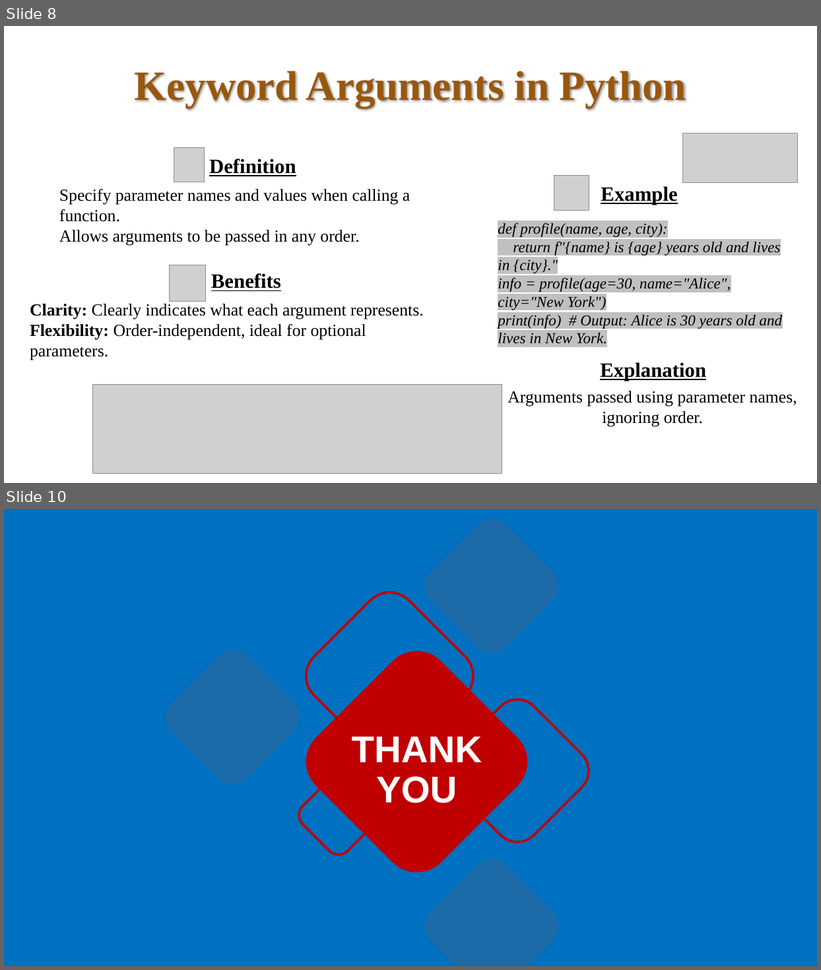
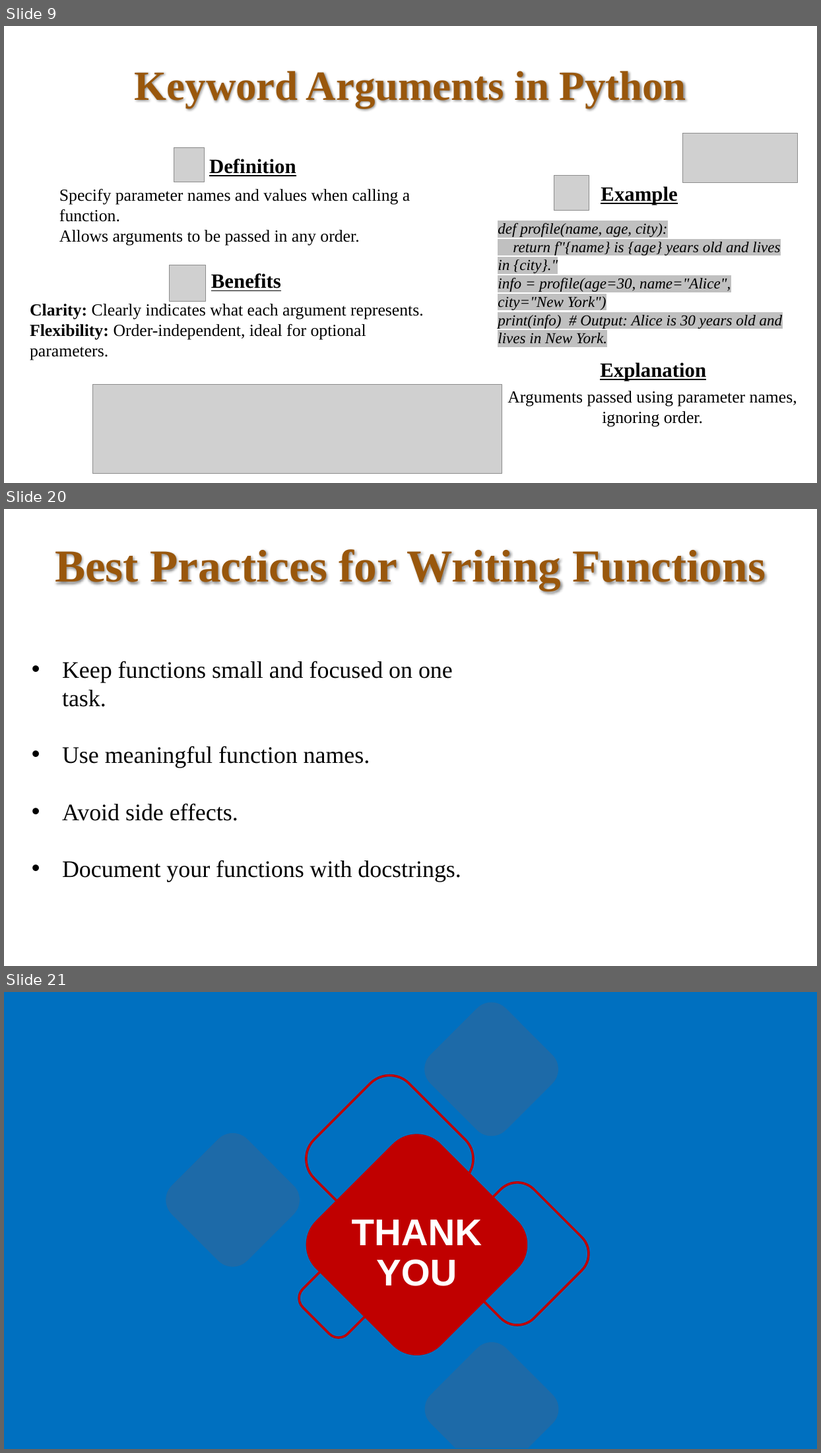
Before and after one commit to bahadurCorvit/Advance_Python, a slide deck: lectures/Lec7.pptx. Shown one above the other, each under a label of ours: slides 8 and 10 before the commit, slides 9, 20 and 21 after it; the slides between them are not shown. The pictures are 821x970 and 821x1453 pixels, drawn with LibreOffice and Linux fonts; fonts in the diff are those of the drawing; grey boxes stand for pictures. Boxes give left, top, right and bottom in pixels: in the first picture for what was removed or moved away, otherwise in the second. Text is boxed around its words. In the diff, an @@ line names an element or a change of style, - is before the commit and + after.

```diff
--- a/lectures/Lec7.pptx
+++ b/lectures/Lec7.pptx
@@ slide 20 added at (4,509,817,966), background #FFFFFF @@
@@ title added at (55,549,766,591), 54 pt, text #99570C, bold @@
+Best Practices for Writing Functions
@@ text added at (62,661,461,882), 28 pt, text #000000 @@
+• Keep functions small and focused on one task.
+• Use meaningful function names.
+• Avoid side effects.
+• Document your functions with docstrings.
@@ what was slide 8 is now slide 9 @@
@@ what was slide 10 is now slide 21 @@
```
Also in this commit, not shown: 1 slide changed, 10 other slides added, 6 other files.
